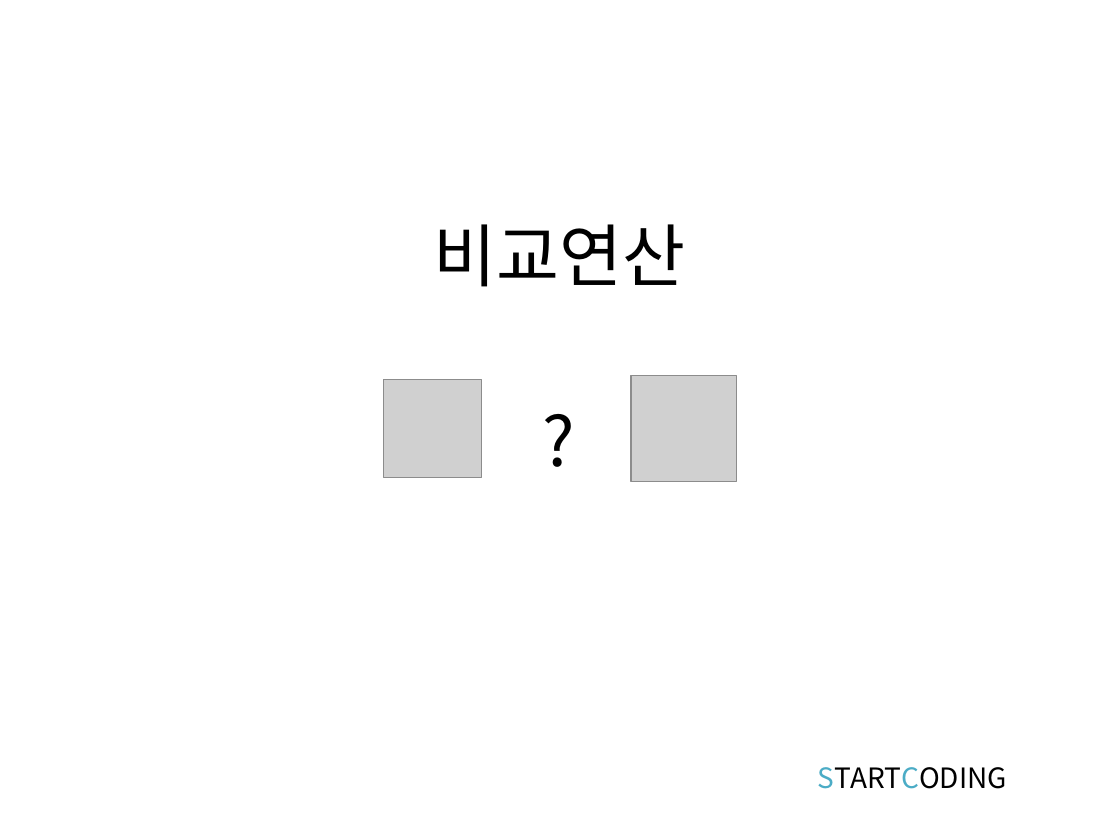
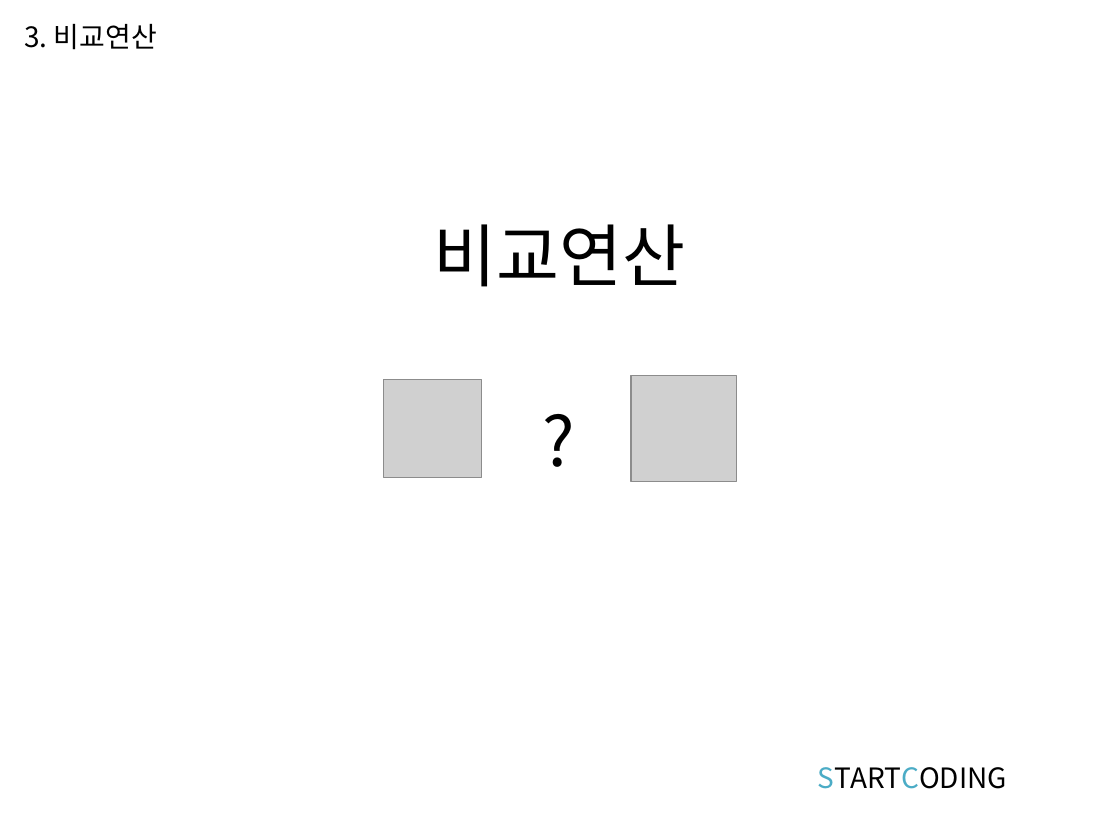
Before and after one commit to kwonkijun/web, a slide deck: slide 8 of 프론트엔드기초(PPT)/JAVASCRIPT 4강_연산과 연산자.pptx (slide 7 before the commit). Drawn at 1120x840 pixels with LibreOffice and Linux fonts; fonts in the diff are those of the drawing; grey boxes stand for pictures. Boxes give left, top, right and bottom in pixels: in the first picture for what was removed or moved away, otherwise in the second. Text is boxed around its words. In the diff, an @@ line names an element or a change of style, - is before the commit and + after.

```diff
--- a/프론트엔드기초(PPT)/JAVASCRIPT 4강_연산과 연산자.pptx
+++ b/프론트엔드기초(PPT)/JAVASCRIPT 4강_연산과 연산자.pptx
@@ text added at (x1=24, y1=24, x2=157, y2=50), 18 pt, text #000000 @@
+3. 비교연산
```
Also in this commit, not shown: 14 other slides changed, 1 slide added, 2 other files.
